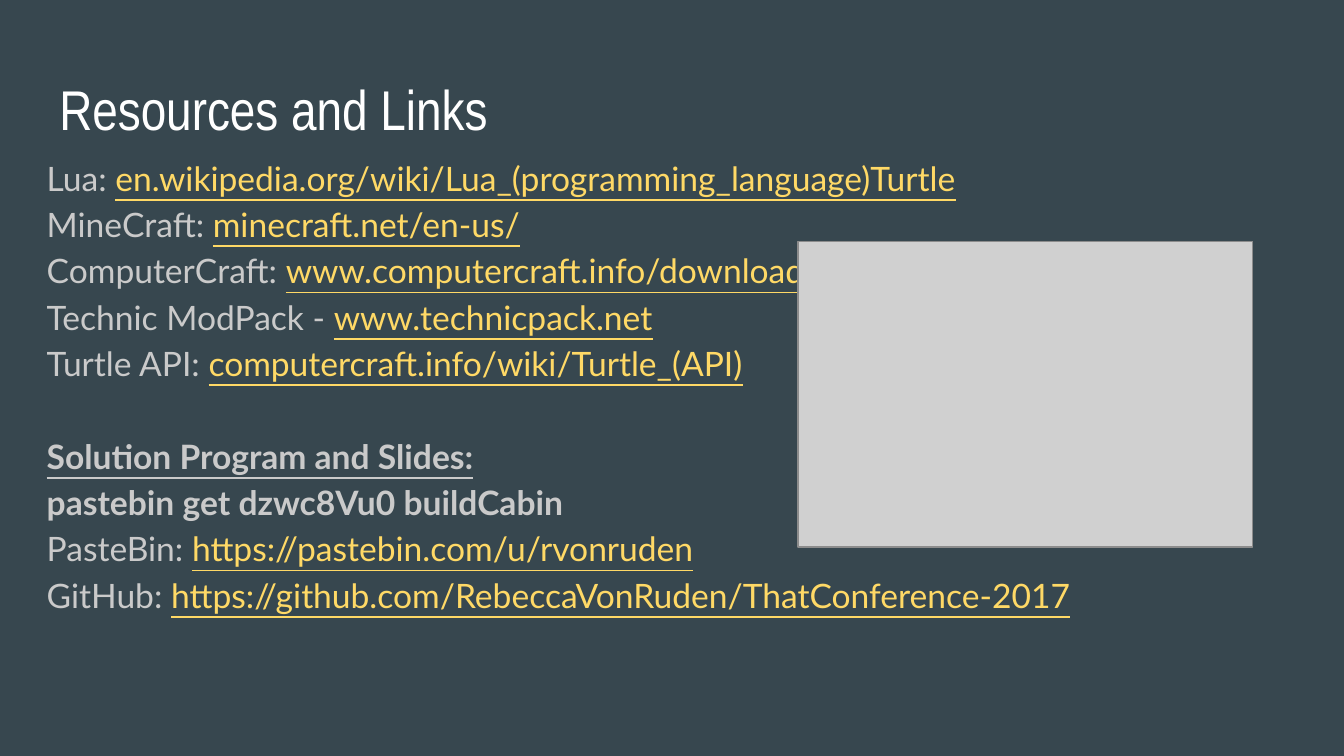
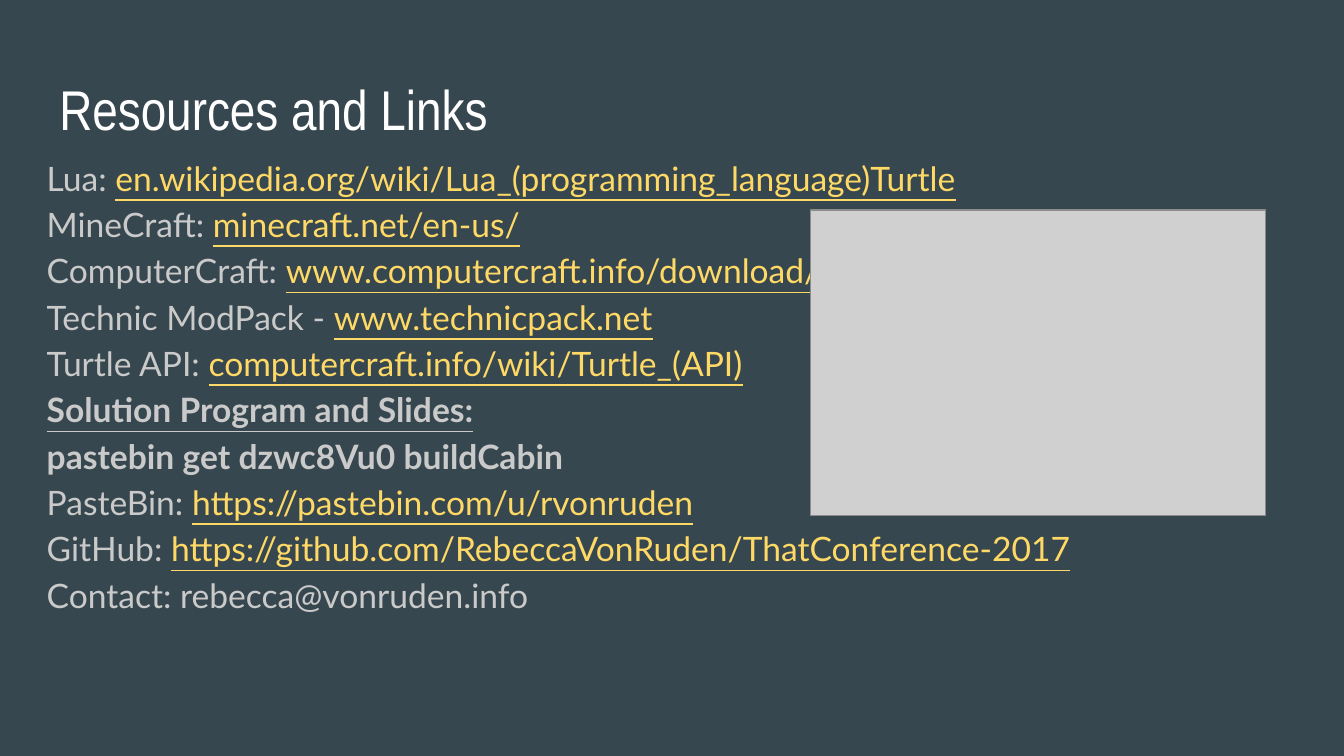
Before and after one commit to RebeccaVonRuden/ThatConference-2017, a slide deck: slide 30 of MinecraftComputerCraftLua.pptx. Drawn at 1344x756 pixels with LibreOffice and Linux fonts; fonts in the diff are those of the drawing; grey boxes stand for pictures. Boxes give left, top, right and bottom in pixels: in the first picture for what was removed or moved away, otherwise in the second. Text is boxed around its words. In the diff, an @@ line names an element or a change of style, - is before the commit and + after.

Commit message:
Updated Presentation

```diff
--- a/MinecraftComputerCraftLua.pptx
+++ b/MinecraftComputerCraftLua.pptx
@@ text at <box>47,165,1070,612</box>: text changed @@
-Lua: en.wikipedia.org/wiki/Lua_(programming_language)Turtle
-MineCraft: minecraft.net/en-us/
-ComputerCraft: www.computercraft.info/download/
-Technic ModPack - www.technicpack.net
-Turtle API: computercraft.info/wiki/Turtle_(API)
-Solution Program and Slides:
-pastebin get dzwc8Vu0 buildCabin
-PasteBin: https://pastebin.com/u/rvonruden
-GitHub: https://github.com/RebeccaVonRuden/ThatConference-2017
+Lua: en.wikipedia.org/wiki/Lua_(programming_language)Turtle
+MineCraft: minecraft.net/en-us/
+ComputerCraft: www.computercraft.info/download/
+Technic ModPack - www.technicpack.net
+Turtle API: computercraft.info/wiki/Turtle_(API)
+Solution Program and Slides:
+pastebin get dzwc8Vu0 buildCabin
+PasteBin: https://pastebin.com/u/rvonruden
+GitHub: https://github.com/RebeccaVonRuden/ThatConference-2017
+Contact: rebecca@vonruden.info
@@ picture: place and size @@
-picture at <box>798,242,1253,547</box>
+picture at <box>810,210,1265,515</box>
```
